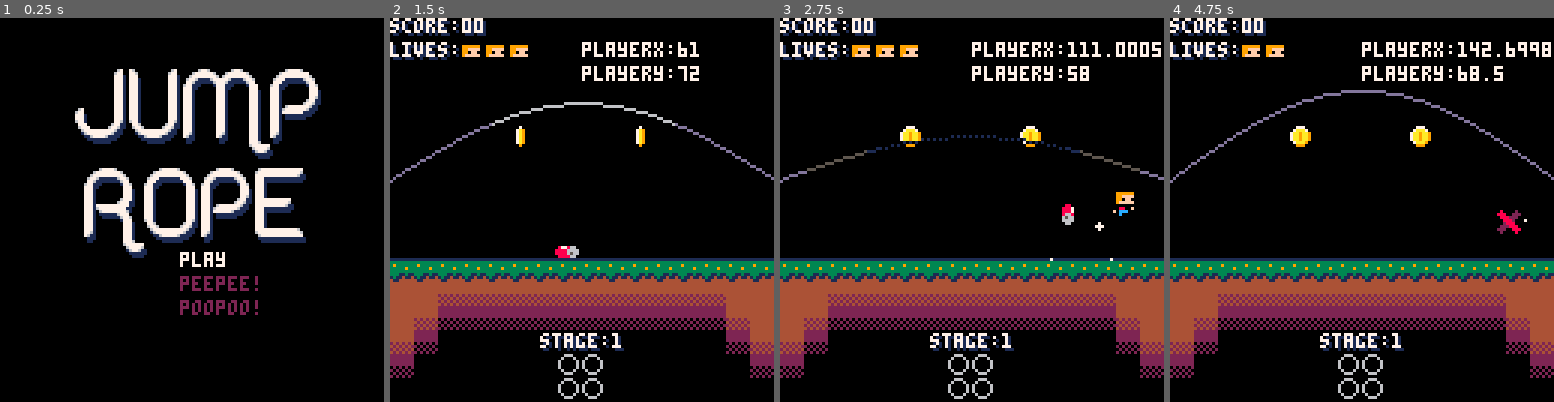
Above: before the commit, frames 1-4 (left to right).
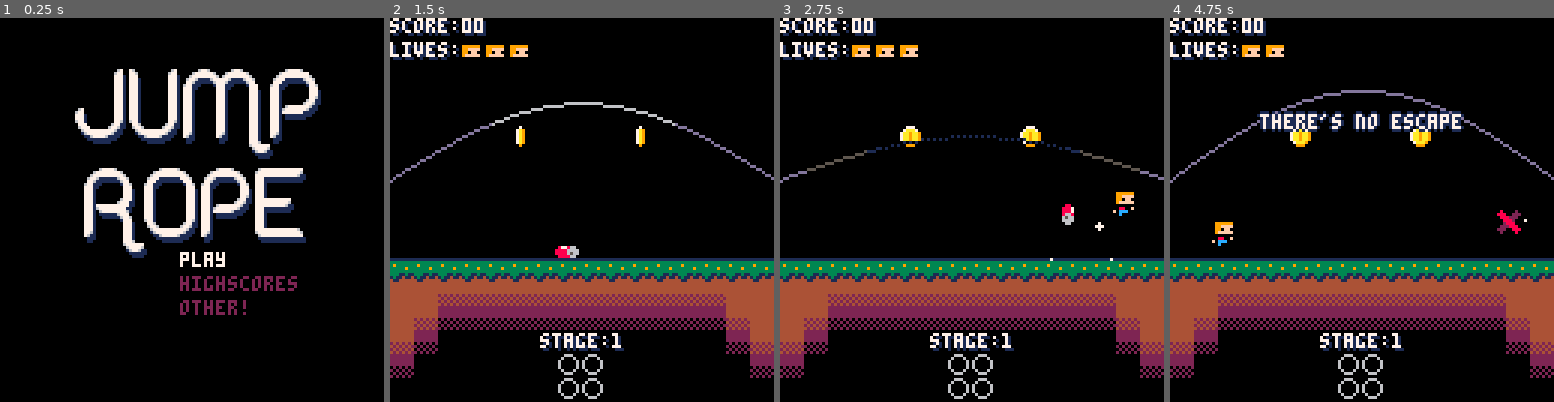
Above: after the commit, the same moments.

Repository: aruth7537/Pico-Jump-Rope
Game: PICO-8 cartridge jrj.p8
The game is run twice, just before and just after one commit, with the same random seed, the same clock (stepped at 60 frames per second) and the same inputs.
Inputs:
- Up to frame 1 (0.25 s): no input
- Up to frame 2 (1.5 s): tap X (X key) at 0.33, 1.07 s; tap O (Z key) at 0.7 s
- Up to frame 3 (2.75 s): hold Right 1.6-2.1 s; tap O (Z key) at 1.7, 2.1, 2.5 s; tap X (X key) at 1.85 s; hold Up 2.15-2.42 s; hold Right from 2.47 s (still down)
- Up to frame 4 (4.75 s): tap O (Z key) every 0.4 s from 2.9 to 4.5 s; tap X (X key) at 2.97, 4.08 s; release Right at 3.03 s; hold Left 3.08-3.58 s; hold Down 3.63-3.97 s; hold Right 4.02-4.68 s; hold Up from 4.73 s (still down)

The runs differ from the first frame. In frame 1, 0.6% of the frame differs, in the area x 46-78%, y 67-78%; in frame 2, 1.1%; in frame 3, 1.5%; in frame 4, 3.9%, in the area x 10-100%, y 6-60%.

Commit message:
working on save load system

Diff:
--- a/game.p8
+++ b/game.p8
@@ -7,7 +7,6 @@
 	data_flag = { 0, 0, 0, 0, 0, 0, 0, 0}
 	data_high_score = 0
 
-	data_load()
 	coin_init()
 	cans_init()
 	birds_init()
@@ -180,14 +179,11 @@
 ------------
 
 function game_draw()
-
-
-
     -- Clear the screen
     cls()
 
 	-- Debug
-	debug_print()
+	--debug_print()
 
 	--- Color the Map
     pal(game_map_pal[game_map_pal_index], 0)
@@ -216,11 +212,6 @@
     for c in all (coins) do
         c:draw()
     end
-
-    -- Draw Next Coin
-    -- spr(next_coin_anim[next_coin_anim_index],next_coin_x+1,next_coin_y+1)
-    -- if(game_time % next_coin_anim_speed == 0) next_coin_anim_index += 1
-    -- if(next_coin_anim_index > count(next_coin_anim)) next_coin_anim_index = 1
 
     -- Draw  birds
     for b in all (birds) do
@@ -322,27 +313,9 @@
 	-- Set the score amount
 	local value = _value or 1
 	game_score += value
-
-	-- Increase the score incrementally that way we can check for each stage
-	-- for i = 1, value do
-	-- 	game_score += 1
-	-- 	--game_data_check()
-	-- 	if(game_score >=  game_score_end) then
-	-- 		increase_stage()
-	-- 	end
-
-	-- 	-- if(game_stage == 1) then
-	-- 	-- 	if(game_score%25 == 0) game_scale_target = 1.2
-	-- 	-- elseif(game_stage == 2) then
-	-- 	-- 	if(game_score%50 == 0) game_scale_target = 1.4
-	-- 	-- elseif(game_stage == 3) then
-	-- 	-- 	if(game_score%75 == 0) game_scale_target = 1.6
-	-- 	-- elseif(game_stage >= 4) then
-	-- 	-- 	if(game_score%25 == 0) game_scale_target += 0.2
-	-- 	-- end
-	-- end
-end
-
+end
+
+-- Increase Coins
 function increase_coin(_value)
 	local value = _value or 1
 	game_coins += value
@@ -351,16 +324,16 @@
 	end
 end
 
+-- Increase Stage
 function increase_stage()
 	game_stage += 1
 	game_coins = 0
 	game_coins_to_next_stage = min(game_coins_to_next_stage+2, 24)
-	-- game_score_new_zero = game_score
-	-- game_score_end += min(game_score_end+50, game_score_end_max)--min(game_score_end*2, game_score_end_max)
 	sfx(14, 2)
 	game_stage_has_changed = true
 end
 
+-- Spawn things
 function spawn_things()
 	if(game_stage == 1) then      -- STAGE 1
 		-- Nothing
@@ -399,7 +372,8 @@
 		if(time()%3 == 0) add_new_can(-8, 76, rnd({1.2,1.3,1.4,1.5,1.6,1.7}), 1)
 		if(time()%5 == 0) add_new_bird(140, 30+rnd(30), 1.2)
 	elseif (game_stage >= 9) then
-		if(game_stage_has_changed and game_stage == 9) set_message("nothing beyond this point", 60)
+		if(game_stage_has_changed and game_stage == 9) set_message("the sky darkens", 60)
+		if(game_stage_has_changed and game_stage > 9) set_message("an endless challenge!", 60)
 		if(time()%3 == 0) add_new_can(-8, 76, rnd({0.6,0.7,0.8,0.9,1.0,1.1,1.2,1.3,1.4,1.5,1.6,1.7,1.8,1.9,2}), 3)
 		if(time()%5 == 0) add_new_bird(140, 30+rnd(30), 1.2)
 		game_map_pal_index = 3
@@ -419,15 +393,9 @@
 	end
 end
 
+
+
 -- Game Over sub state
-
-function draw_game_over()
-	if (player_is_hit == true) then
-		spr(64, game_over_logo_x, game_over_logo_y, game_over_w, game_over_h)
-		--if(game_over_continue) print_shadow()
-	end
-end
-
 function step_game_over()
 	if (player_is_hit == true) then
 		game_over_vsp += game_over_gravity
@@ -445,3 +413,10 @@
 		end
 	end
 end
+
+function draw_game_over()
+	if (player_is_hit == true) then
+		spr(64, game_over_logo_x, game_over_logo_y, game_over_w, game_over_h)
+		--if(game_over_continue) print_shadow()
+	end
+end
--- /dev/null
+++ b/highscores.p8
@@ -0,0 +1,103 @@
+pico-8 cartridge // http://www.pico-8.com
+version 41
+__lua__
+function highscore_init()
+    hs_x = 24
+    hs_y = 8
+    hs_sep = 10
+    highscore_colors = {8,10,11,11,12,12,13,2}
+    highscore_characters = " abcdefghijklmnopqrstuvwxyz0123456789._"
+    highscore_table = {{{1, 1, 1}, 0}, {{1, 1, 1}, 0}, {{1, 1, 1}, 0}, {{1, 1, 1}, 0}, {{1, 1, 1}, 0}, {{1, 1, 1}, 0}, {{1, 1, 1}, 0}, {{1, 1, 1}, 0}}
+    highscore_table_default = {{{2, 11, 19}, 1000}, {{4, 16, 15}, 900}, {{5, 4, 1}, 800}, {{11, 26, 1}, 700}, {{12, 14, 14}, 600}, {{2, 2, 2}, 500}, {{2, 2, 2}, 400}, {{2, 2, 2}, 300}}
+
+    total_coins_collected = 0
+    total_deaths = 0
+
+    load_highscores()
+end
+
+function highscore_update()
+
+end
+
+function highscore_draw()
+
+    cls()
+
+    print("highscores", hs_x+24, hs_y, 8)
+
+    -- Draw the table
+    for i = 1, 8 do
+        local v1 = highscore_table[i][1][1]
+        local v2 = highscore_table[i][1][2]
+        local v3 = highscore_table[i][1][3]
+        local score = tostr(highscore_table[i][2]).."0"
+        local name = convert_to_name(v1, v2, v3)
+        local draw_y = hs_y + (i*hs_sep)
+        local c = highscore_colors[i]
+        local substr = "th"
+        if(i==1)substr = "st"
+        if(i==2)substr = "nd"
+        if(i==3)substr = "rd"
+        print(i..substr, hs_x, draw_y, c)
+        print(name, hs_x+20, draw_y, c)
+        print(score, hs_x+64, draw_y, c)
+    end
+
+    print("coins collected: "..total_coins_collected, hs_x, hs_y+92)
+    print("total deaths: "..total_coins_collected, hs_x+12, hs_y+100)
+
+
+    -- local v1 = highscore_table[2][1][1]
+    -- local v2 = highscore_table[2][1][2]
+    -- local v3 = highscore_table[2][1][3]
+    -- print(convert_to_name(v1,v2,v3), 0, 0)
+    -- print(tostr(#highscore_characters), 0, 8)
+end
+
+function convert_to_name(_v1, _v2, _v3)
+    return highscore_characters[_v1]..highscore_characters[_v2]..highscore_characters[_v3]
+end
+
+function set_highscore(_pos, _score, _v1, _v2, _v3)
+    add(highscore_table, {{_v1, _v2, _v3}, _score}, _pos)
+    del(highscore_table)
+end
+
+function save_highscores()
+
+    -- Save High Score table
+    for i=1, 8 do
+        local v1 = highscore_table[i][1][1]
+        local v2 = highscore_table[i][1][2]
+        local v3 = highscore_table[i][1][3]
+        local score = highscore_table[i][2]
+        local name_data = compress40( v1, v2, v3)
+        dset(i-1, name_data)
+        dset(i+7, score)
+    end
+
+    --Save Deaths and coins
+    dset(16,total_coins_collected)
+    dset(17,total_deaths)
+end
+
+function load_highscores()
+
+    -- Load highscore table
+    if(dget(7) == 0) then
+        highscore_table = highscore_table_default
+        save_highscores()
+    else
+        for i=1, 8 do
+            local score = dget(i+7)
+            local name_data = dget(i-1)
+            local name_table = decompress40(name_data)
+            set_highscore(i, score, name_table[1], name_table[2], name_table[3])
+        end
+    end
+
+    -- Load Deaths and Coins
+    total_coins_collected = dget(16)
+    total_deaths = dget(17)
+end
--- a/jrj.p8
+++ b/jrj.p8
@@ -1,14 +1,11 @@
 pico-8 cartridge // http://www.pico-8.com
 version 41
 __lua__
--- Todo:
--- Coin to Collect
--- Title Screen
--- Game Over reset
--- Maybe Music?
--- Double Jump?
-
---Game Variables
+
+#include game.p8
+#include title.p8
+#include highscores.p8
+#include score_entry.p8
 
 #include draw_functions.p8
 #include math.p8
@@ -18,65 +15,24 @@
 #include cans.p8
 #include birds.p8
 #include vfx.p8
-#include game.p8
-#include title.p8
 #include fire.p8
 #include lightning_bolt.p8
 
-cartdata("saturn_jumpropejim_beta")
+cartdata("saturn_jumpropejim")
 
 --------------------------------------------------------------
 ------------------------    Init     -------------------------
 --------------------------------------------------------------
 
-update_state = title_update
-draw_state = title_draw
+update_state = title_update --highscore_update
+draw_state = title_draw --highscore_draw
 
 function _init()
 	game_init()
 	title_init()
-end
-
--- Reset Game Data
-function reset_data()
-	-- Deaths
-	dset(0, 0)
-	-- Previous Score
-	dset(63,0)
-	-- Flags
-	dset(1, 0)
-	dset(2, 0)
-	dset(3, 0)
-	dset(4, 0)
-	dset(5, 0)
-	dset(6, 0)
-	dset(7, 0)
-	dset(8, 0)
-end
-
--- Data Load
-function data_load()
-	data_deaths = dget(0)
-	data_high_score = dget(63)
-	data_flag = {dget(1),dget(2),dget(3),dget(4),dget(5),dget(6),dget(7),dget(8)}
-end
-
--- Set Flag
-function set_flag(flag, value)
-	data_flag[flag] = value
-	dset(flag, value)
-end
-
--- Save high score
-function set_high_score(value)
-	data_high_score = value
-	dset(63,value)
-end
-
--- -- Init Game Message
--- function first_game_message()
--- 	game_message = "press 🅾️ to jump"
--- end
+	highscore_init()
+	score_entry_init()
+end
 
 -- Function to control pixel gradient
 function push_to_mid()
@@ -95,28 +51,6 @@
 	end
 end
 
--- -- Function to check for a a new game script
--- function game_data_check()
--- 	game_data_length = count(game_data_table)
--- 	game_data_next = game_data_index+1
--- 	if (game_data_index < game_data_length) then
--- 		if(game_data_table[game_data_next].score == game_score) then
--- 			game_data_index += 1
--- 			game_data_table[game_data_index]:script()
--- 		end
--- 	end
--- end
-
--- -- Game script timer function
--- function step_game_script_timer()
--- 	if(game_script_timer > 0) game_script_timer -= 1
--- 	if(game_script_timer == 0) then
--- 		game_script_timer = -1
--- 		game_score += 1
--- 		game_data_check()
--- 	end
--- end
-
 
 --------------------------------------------------------------
 ------------------------    Main     -------------------------
@@ -135,128 +69,7 @@
 function _draw()
 	draw_state()
 end
-----------------------------------------------------------------------------
-------------------------    Game Scripts  ----------------------------------
-----------------------------------------------------------------------------
-
--- --game_scripts
--- function gs_05()
--- 	game_scale = 1
-
--- end
-
--- function gs_1()
--- 	game_scale = 1
--- 	--add_new_coin(64,64)
--- 	game_message = ""
--- end
-
--- function gs_2()
--- 	game_scale_target = 1.2
-
--- end
-
--- function gs_3()
--- 	game_scale_target = 1.4
--- 	game_message = ""
--- end
-
--- function gs_4()
--- 	game_scale_target = 0.1
-
--- end
-
--- function gs_5()
--- 	game_scale_target = 1.3
-
--- end
-
--- function gs_6()
--- 	game_scale_target = 1.3
--- end
-
--- function gs_7()
--- 	game_scale_target = 1.6
-
--- end
-
--- function gs_8()
--- 	game_scale_target = 1.9
-
--- end
-
--- function gs_9()
--- 	game_scale_target = 2.2
-
--- end
-
--- function gs_10()
--- 	game_scale_target = 2.3
-
--- end
-
--- function gs_11()
--- 	game_scale_target = 2.4
-
--- end
-
--- function gs_12()
--- 	game_scale_target = 2.6
-
--- end
-
--- function gs_13()
-
--- end
-
--- function gs_14()
-
--- end
-
--- function gs_15()
--- 	game_scale_target = 0
--- end
-
--- function gs_16()
--- 	game_scale_target = 5
--- end
-
--- function gs_17()
--- 	game_scale_target = 2
--- end
-
--- function gs_18()
--- 	game_scale_target = 2
--- end
-
--- function gs_19()
--- 	game_scale_target = 2
--- end
-
-
-
--- --game_table
--- game_data_table = {
--- 	{ score=5, script = gs_1},
--- 	{ score=0, script = gs_2},
--- 	{ score=0, script = gs_3},
--- 	{ score=0, script = gs_4},
--- 	{ score=0, script = gs_5},
--- 	{ score=0, script = gs_6},
--- 	{ score=0, script = gs_7},
--- 	{ score=0, script = gs_8},
--- 	{ score=0, script = gs_9},
--- 	{ score=0, script = gs_10},
--- 	{ score=0, script = gs_11},
--- 	{ score=0, script = gs_12},
--- 	{ score=0, script = gs_13},
--- 	{ score=0, script = gs_14},
--- 	{ score=0, script = gs_15},
--- 	{ score=0, script = gs_16},
--- 	{ score=0, script = gs_17},
--- 	{ score=0, script = gs_18},
--- 	{ score=0, script = gs_19},
--- }
+
 
 
 
--- a/player.p8
+++ b/player.p8
@@ -55,6 +55,8 @@
 		{16},
 		{18,19,20,21}
 	}
+
+    player_noescape_message = false
 end
 
 function step_player()
@@ -104,9 +106,6 @@
             if(player_vspd < 0) player_vspd *= 0.5
         end
 
-        -- Double Jump Sparkles
-        --if (game_time % 2 == 0 and player_double_jump == true) add_new_vfx(player.x+rnd(player.bw), player.y+rnd(player.bh), 0, 0, 0, 0, {89,87,88,23}, 0, rnd(5,9),0,1)
-
         --Double Jump
         if(btn(4) == true and jump_released == true and player_double_jump == true and player_bottom < floor_y-4) then
             player_vspd = -player_jumpspeed
@@ -151,6 +150,17 @@
         player.y += player_vspd
         player.x += player_hspd
     end
+
+    if(player.x > 128) then
+        player.x -= 128
+        play_noescape_message()
+    end
+
+    if(player.x < 0) then
+        player.x += 128
+        play_noescape_message()
+    end
+
     -- Update where the bottom of the player is
     player_bottom = player.y + player.bh
 
@@ -167,11 +177,17 @@
         player_vspd = 0
         player_consecutive_jump_timer = 0
         player_consecutive_score = 0
-        --player_double_jump = false
-        --player_double_jump_flash = false
         jump_released = false
     end
 end
+
+function play_noescape_message()
+    if(player_noescape_message == false )then
+        set_message("there's no escape", 60)
+        player_noescape_message = true
+    end
+end
+
 
 
 -- Draw player function
@@ -246,7 +262,6 @@
     else
         player_is_hit = true
         dset(0, data_deaths)
-        set_high_score(game_score)
         sfx(2)
         game_scale = 0
         game_scale_target = 0
--- /dev/null
+++ b/score_entry.p8
@@ -0,0 +1,16 @@
+pico-8 cartridge // http://www.pico-8.com
+version 41
+__lua__
+
+function score_entry_init()
+    score_entry_name = {2,2,2}
+    score_entry_index = 1
+end
+
+function score_entry_update()
+
+end
+
+function score_entry_draw()
+
+end
--- a/title.p8
+++ b/title.p8
@@ -2,7 +2,7 @@
 version 41
 __lua__
 function title_init()
-    menu = {"play","peepee!","poopoo!"}
+    menu = {"play","highscores","other!"}
     menu_index = 1
     author_string = "a game by avery ruth"
     author_string_x = 20
@@ -18,9 +18,8 @@
     menu_index = clamp(menu_index, 1, 3)
 
     if(btnp(4) and menu_index == 1) goto_game()
-    if(btnp(4) and menu_index == 2) author_string = "poopoo!"
-    if(btnp(4) and menu_index == 3) author_string = "peepee!"
-    if(btnp(4)) author_string_timer = author_string_start_timer-10
+    if(btnp(4) and menu_index == 2) sfx(12)
+    if(btnp(4) and menu_index == 3) sfx(12)
 end
 
 function title_draw()
@@ -51,6 +50,7 @@
 end
 
 function goto_game()
+    game_init()
     update_state = game_update
     draw_state = game_draw
 end
Not shown, changed: 22 lines of the sprite sheet (__gfx__) section of jrj.p8
